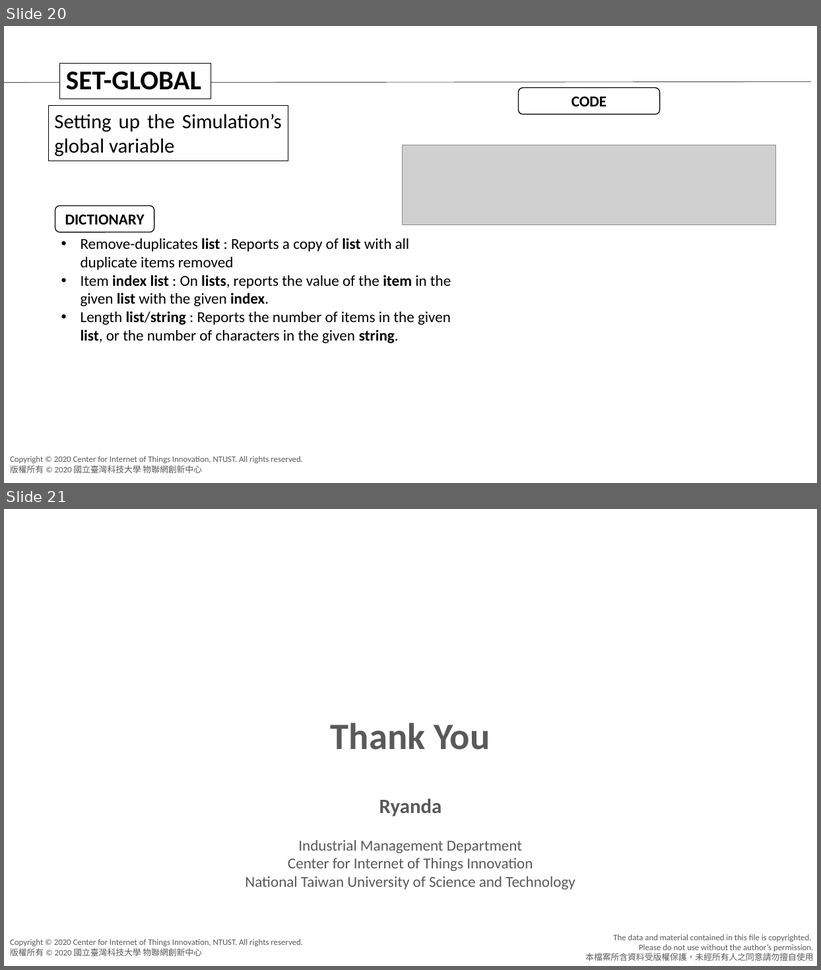
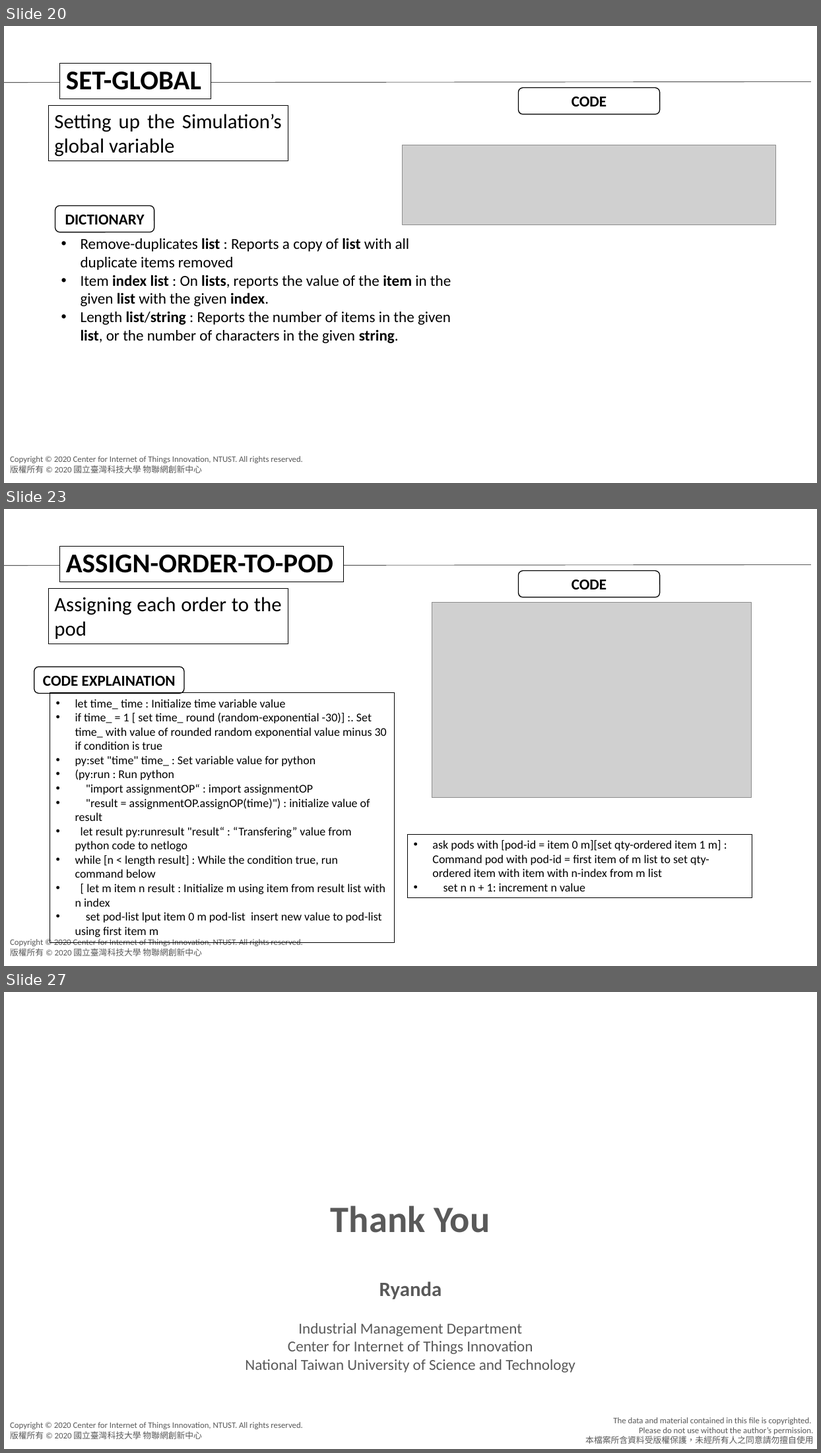
Before and after one commit to agnesyosephine/kiva, a slide deck: Tutorial/Code Learning-Ryanda.pptx. Shown one above the other, each under a label of ours: slides 20 and 21 before the commit, slides 20, 23 and 27 after it; the slides between them are not shown. The pictures are 821x970 and 821x1453 pixels, drawn with LibreOffice and Linux fonts; fonts in the diff are those of the drawing; grey boxes stand for pictures; background and template pictures are left out. Boxes give left, top, right and bottom in pixels: in the first picture for what was removed or moved away, otherwise in the second. Text is boxed around its words. In the diff, an @@ line names an element or a change of style, - is before the commit and + after.

```diff
--- a/Tutorial/Code Learning-Ryanda.pptx
+++ b/Tutorial/Code Learning-Ryanda.pptx
@@ slide 23 added at (4, 509, 817, 966), background #FFFFFF; not listed: 2 template elements that a slide beside it also shows @@
@@ rectangle added at (60, 546, 345, 582), fill #FFFFFF, outline #000000 0.75 pt, 32 pt, text #000000, bold @@
+ASSIGN-ORDER-TO-POD
@@ line added from (4, 566) to (811, 565), #000000 0.5 pt @@
@@ rounded rectangle added at (519, 570, 660, 597), fill #FFFFFF, outline #000000 1 pt, 18 pt, text #000000, bold @@
+CODE
@@ rectangle added at (48, 589, 288, 644), outline #000000 0.75 pt, 24 pt, text #000000 @@
+Assigning each order to the pod
@@ picture added at (432, 602, 751, 798) @@
@@ rounded rectangle added at (34, 667, 184, 694), fill #FFFFFF, outline #000000 1 pt, 18 pt, text #000000, bold @@
+CODE EXPLAINATION
@@ rectangle added at (50, 692, 395, 943), outline #000000 0.75 pt, 14 pt, text #000000 @@
+• let time_ time : Initialize time variable value
+• if time_ = 1 [ set time_ round (random-exponential -30)] :. Set time_ with value of rounded random exponential value minus 30 if condition is true
+• py:set "time" time_ : Set variable value for python
+• (py:run : Run python
+• "import assignmentOP“ : import assignmentOP
+• "result = assignmentOP.assignOP(time)") : initialize value of result
+• let result py:runresult "result“ : “Transfering” value from python code to netlogo
+• while [n < length result] : While the condition true, run command below
+• [ let m item n result : Initialize m using item from result list with n index
+• set pod-list lput item 0 m pod-list insert new value to pod-list using first item m
@@ rectangle added at (408, 835, 752, 898), outline #000000 0.75 pt, 14 pt, text #000000 @@
+• ask pods with [pod-id = item 0 m][set qty-ordered item 1 m] : Command pod with pod-id = first item of m list to set qty-ordered item with item with n-index from m list
+• set n n + 1: increment n value
@@ what was slide 21 is now slide 27 @@
```
Also in this commit, not shown: 5 other slides added.
